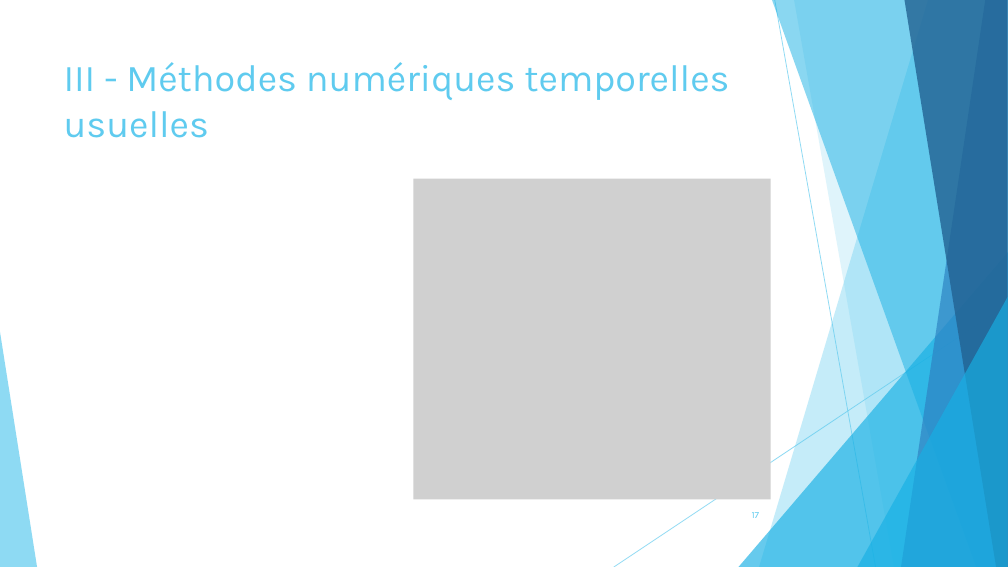
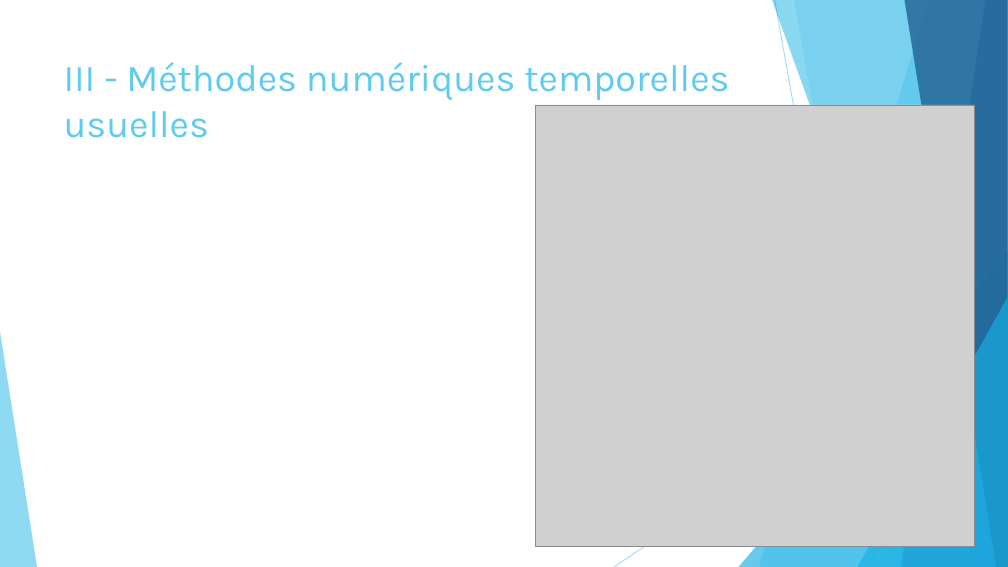
Before and after one commit to pierreXVI/PIE, a slide deck: slide 16 of oral_presentation/Oral_presentation_12_02_2019.pptx (slide 17 before the commit). Drawn at 1008x567 pixels with LibreOffice and Linux fonts; fonts in the diff are those of the drawing; grey boxes stand for pictures. Boxes give left, top, right and bottom in pixels: in the first picture for what was removed or moved away, otherwise in the second. Text is boxed around its words. In the diff, an @@ line names an element or a change of style, - is before the commit and + after.

```diff
--- a/oral_presentation/Oral_presentation_12_02_2019.pptx
+++ b/oral_presentation/Oral_presentation_12_02_2019.pptx
@@ picture added at bbox=[536, 105, 975, 547] @@
@@ picture removed at bbox=[414, 178, 771, 499] @@
@@ page number removed at bbox=[752, 512, 760, 518] @@
-17
```
Also in this commit, not shown: 12 other slides changed, 7 slides added, 3 slides removed, 1 other file.
